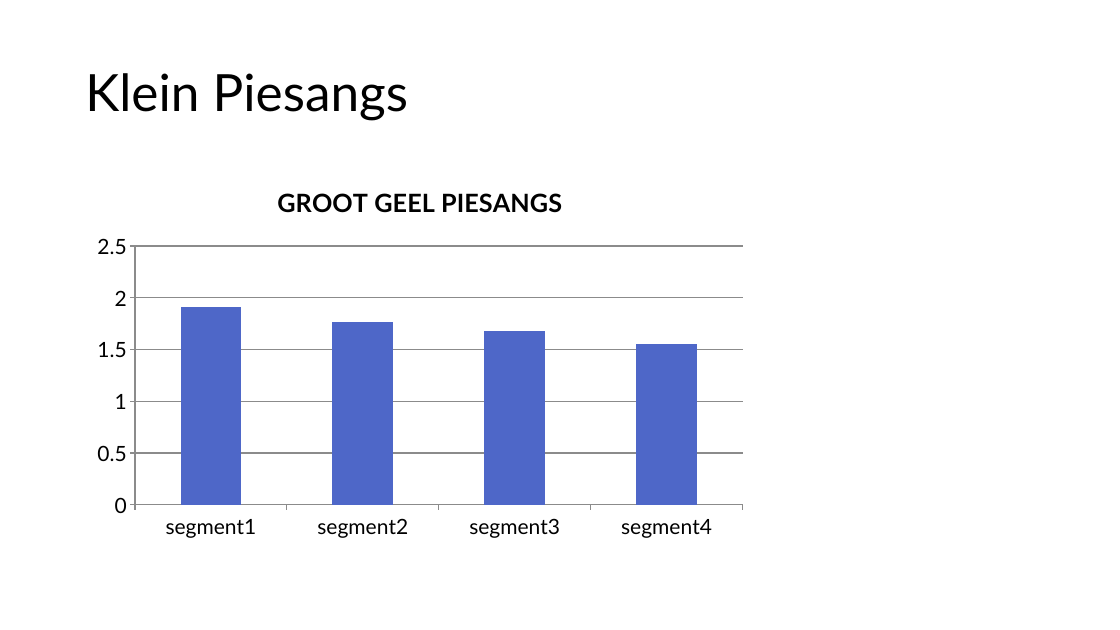
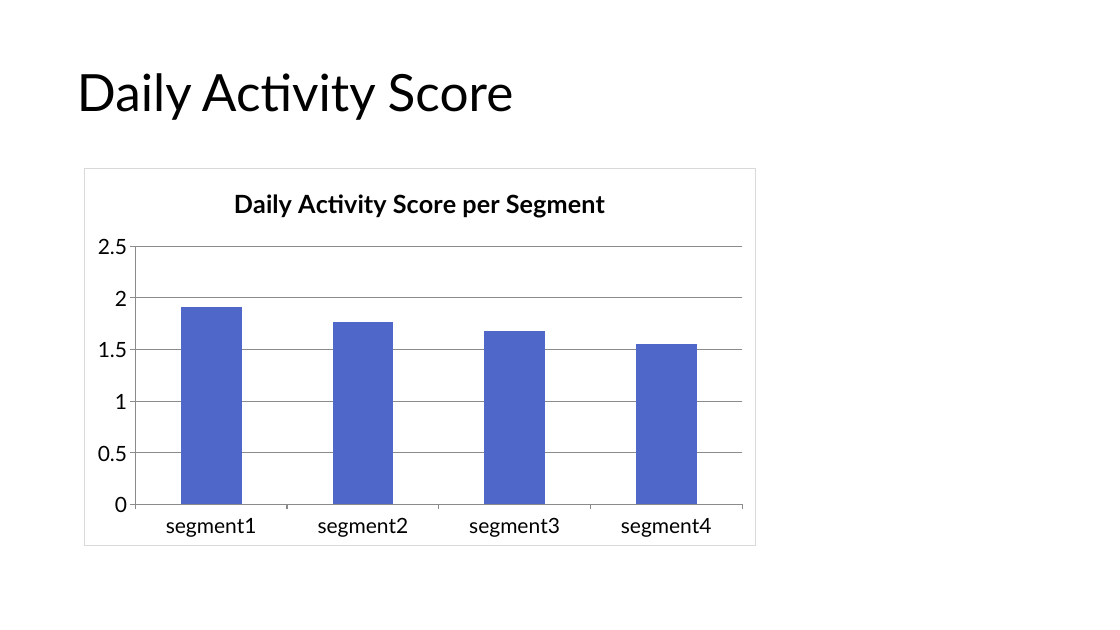
Before and after one commit to lizesteyn/FNBdataquest, a slide deck: slide 11 of Presentation6.pptx. Drawn at 1120x630 pixels with LibreOffice and Linux fonts; fonts in the diff are those of the drawing. Boxes give left, top, right and bottom in pixels: in the first picture for what was removed or moved away, otherwise in the second. Text is boxed around its words. In the diff, an @@ line names an element or a change of style, - is before the commit and + after.

```diff
--- a/Presentation6.pptx
+++ b/Presentation6.pptx
@@ title at (x1=77, y1=73, x2=514, y2=120): text changed @@
-Klein Piesangs
+Daily Activity Score
@@ column chart at (x1=84, y1=168, x2=756, y2=546) @@
@@ title "GROOT GEEL PIESANGS" to "Daily Activity Score per Segment" @@
@@ category axis changed @@
@@ value axis changed @@
@@ bar spacing changed @@
@@ border changed @@
@@ lettering changed @@
```
Also in this commit, not shown: 4 other slides changed, 6 slides removed, 2 other files.
